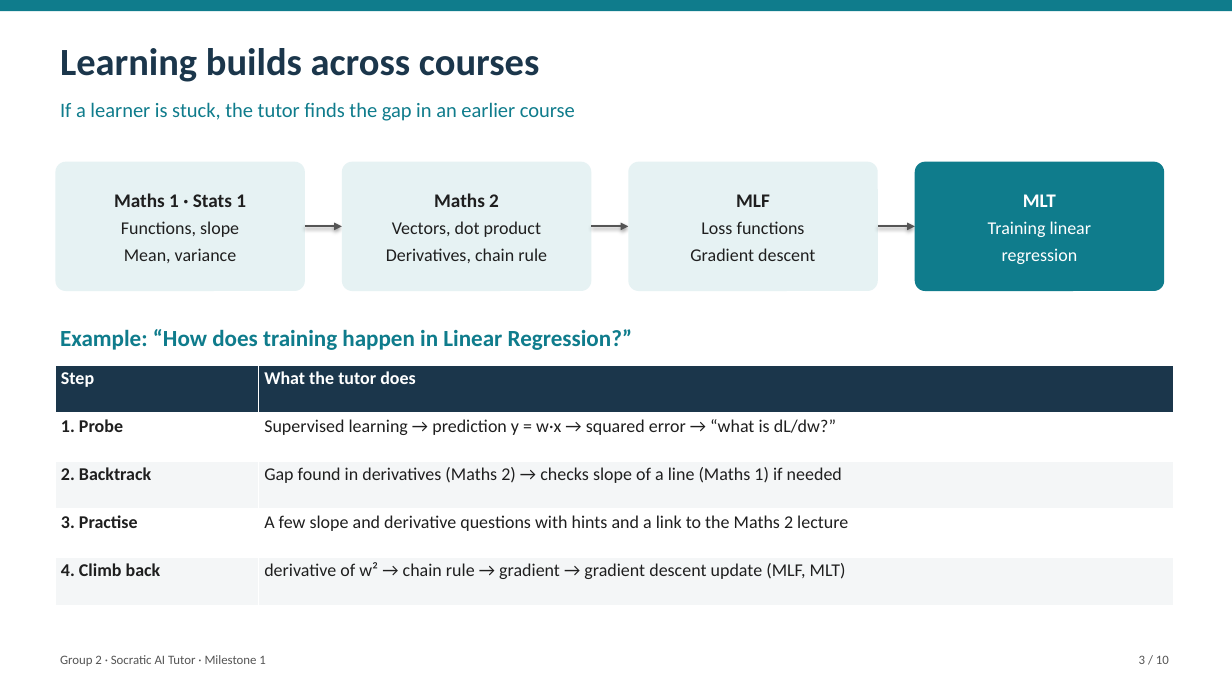
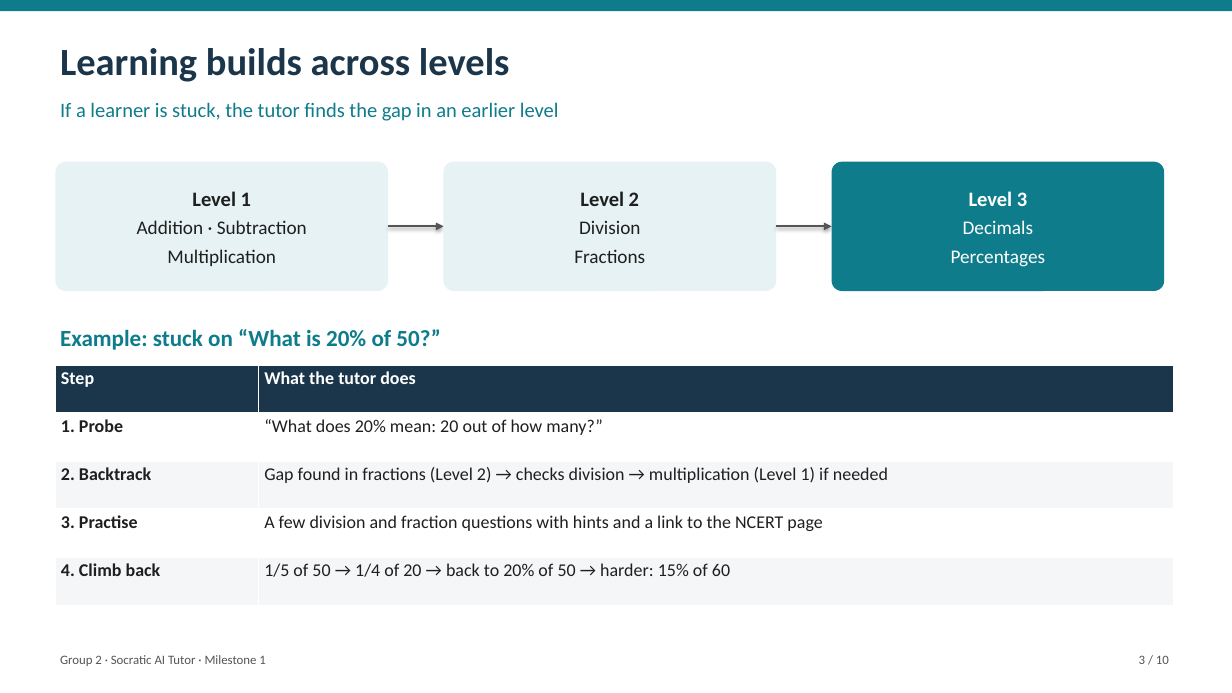
Before and after one commit to Hariomkr147/Group-2-DS-and-AI-Lab-Project, a slide deck: slide 3 of docs/milestone-1/Milestone1_Presentation.pptx. Drawn at 1232x693 pixels with LibreOffice and Linux fonts; fonts in the diff are those of the drawing. Boxes give left, top, right and bottom in pixels: in the first picture for what was removed or moved away, otherwise in the second. Text is boxed around its words. In the diff, an @@ line names an element or a change of style, - is before the commit and + after.

```diff
--- a/docs/milestone-1/Milestone1_Presentation.pptx
+++ b/docs/milestone-1/Milestone1_Presentation.pptx
@@ text at (60,48,510,82): text changed @@
-Learning builds across courses
+Learning builds across levels
@@ text at (60,102,559,121): text changed @@
-If a learner is stuck, the tutor finds the gap in an earlier course
+If a learner is stuck, the tutor finds the gap in an earlier level
@@ rounded rectangle: place and size @@
-rounded rectangle at (55,162,305,291)
+rounded rectangle at (55,162,388,291)
@@ rounded rectangle: place and size @@
-rounded rectangle at (342,162,592,291)
+rounded rectangle at (444,162,776,291)
@@ rounded rectangle removed at (628,162,878,291) @@
@@ rounded rectangle: place and size @@
-rounded rectangle at (915,162,1165,291)
+rounded rectangle at (832,162,1165,291)
@@ text at (137,191,307,266): text changed; size 14 to 15 pt @@
-Maths 1 · Stats 1
-Functions, slope
-Mean, variance
+Level 1
+Addition · Subtraction
+Multiplication
@@ text at (574,191,645,263): text changed; size 14 to 15 pt @@
-Maths 2
-Vectors, dot product
-Derivatives, chain rule
+Level 2
+Division
+Fractions
@@ text removed at (690,194,815,261) @@
-MLF
-Loss functions
-Gradient descent
@@ text added at (951,191,1046,267), 15 pt, text #FFFFFF @@
+Level 3
+Decimals
+Percentages
@@ text removed at (988,194,1092,264) @@
-MLT
-Training linear
-regression
@@ arrow moved from (305, 226) - (342, 226) to (388, 226) - (444, 226) @@
@@ arrow moved from (592, 226) - (628, 226) to (776, 226) - (832, 226) @@
@@ arrow removed from (878, 226) to (915, 226) @@
@@ text at (60,329,440,350): text changed @@
-Example: “How does training happen in Linear Regression?”
+Example: stuck on “What is 20% of 50?”
@@ table at (55,365,1174,605) @@
-row 2, column 2: Supervised learning → prediction y = w·x → squared error → “what is dL/dw?”
+row 2, column 2: “What does 20% mean: 20 out of how many?”
-row 3, column 2: Gap found in derivatives (Maths 2) → checks slope of a line (Maths 1) if needed
+row 3, column 2: Gap found in fractions (Level 2) → checks division → multiplication (Level 1) if needed
-row 4, column 2: A few slope and derivative questions with hints and a link to the Maths 2 lecture
+row 4, column 2: A few division and fraction questions with hints and a link to the NCERT page
-row 5, column 2: derivative of w² → chain rule → gradient → gradient descent update (MLF, MLT)
+row 5, column 2: 1/5 of 50 → 1/4 of 20 → back to 20% of 50 → harder: 15% of 60
```
Also in this commit, not shown: 8 other slides changed, 6 other files.
